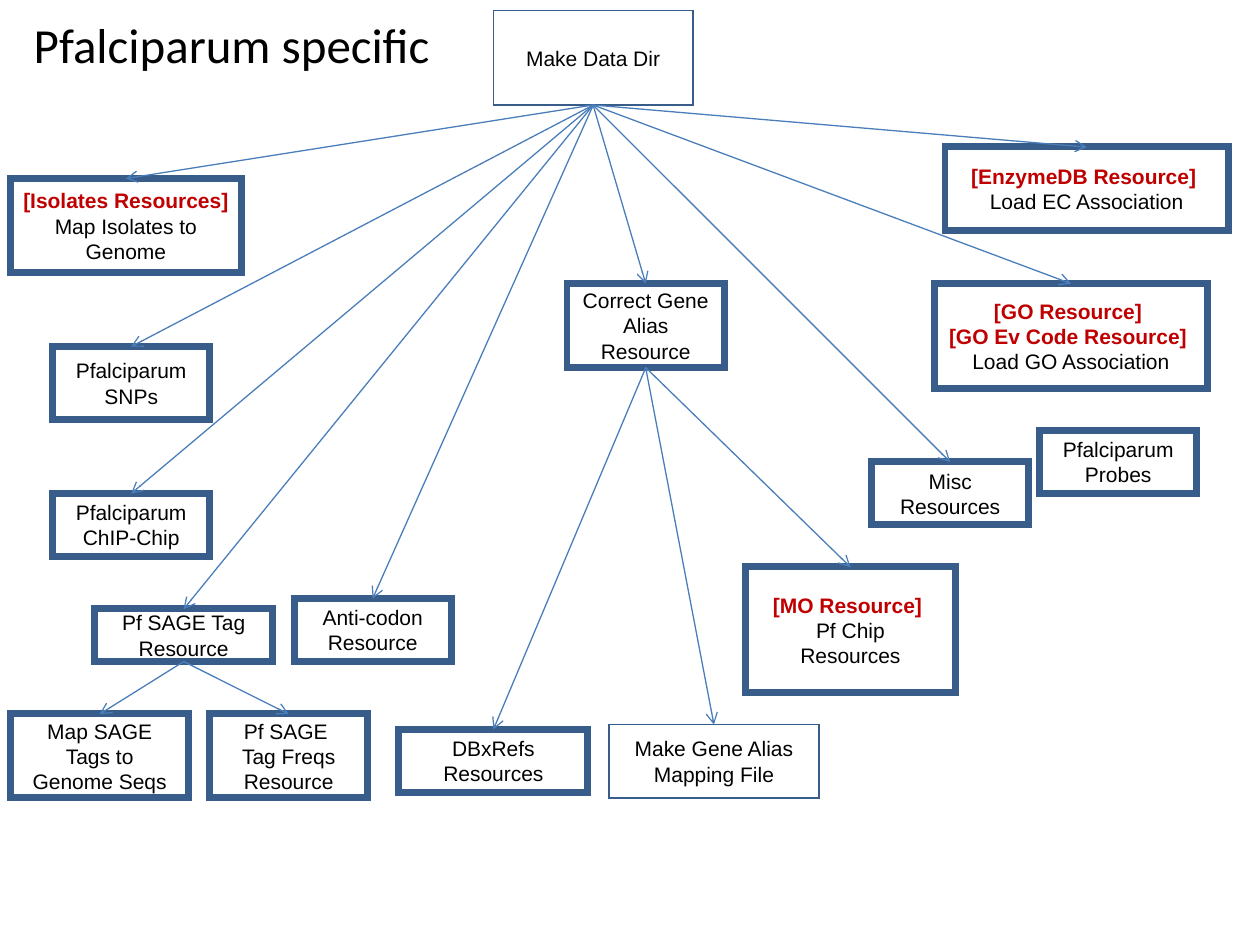
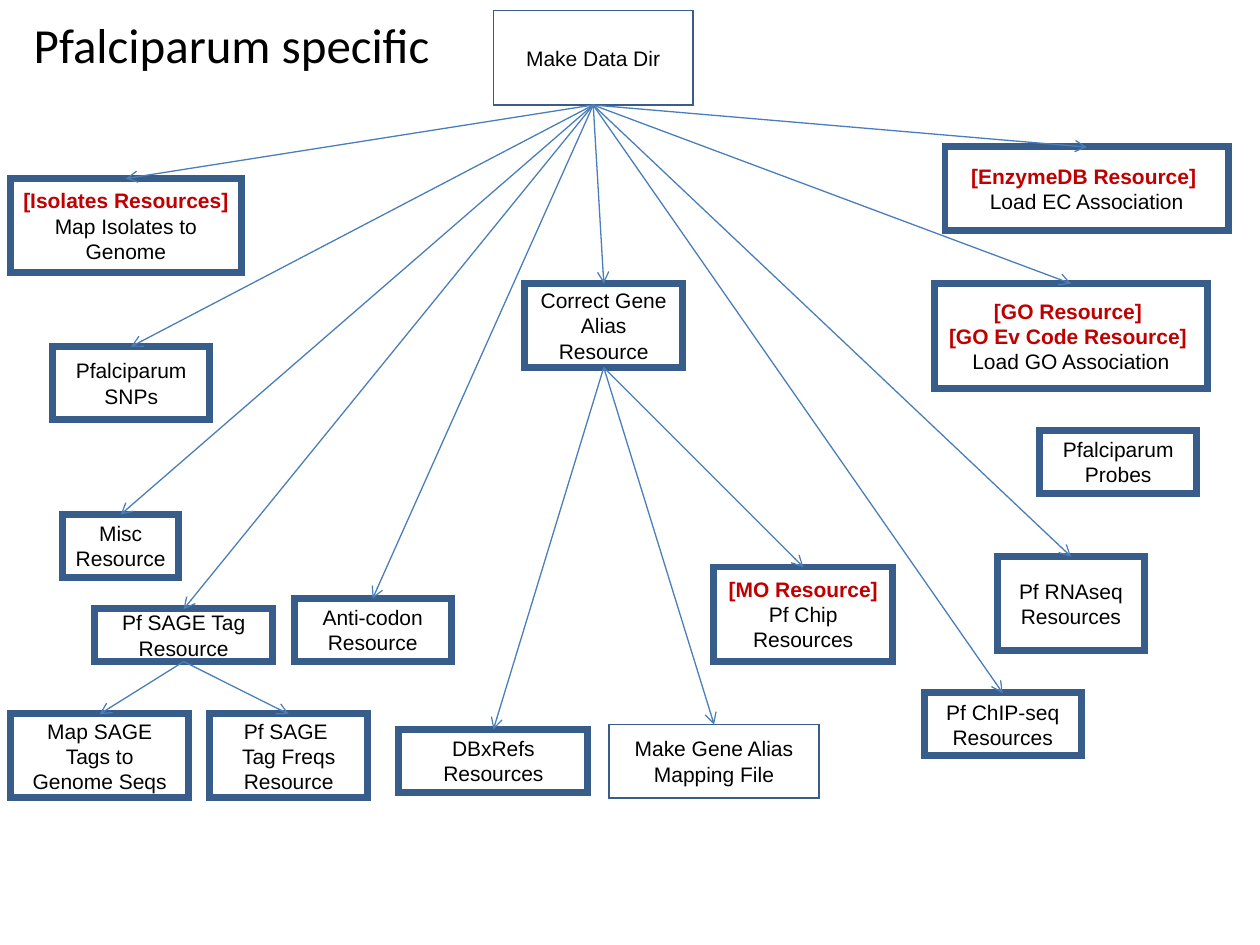
Before and after one commit to VEuPathDB/ApiCommonWorkflow, a slide deck: slide 10 of Main/doc/IntegratedWorkflow.ppt. Drawn at 1260x945 pixels with LibreOffice and Linux fonts; fonts in the diff are those of the drawing. Boxes give left, top, right and bottom in pixels: in the first picture for what was removed or moved away, otherwise in the second. Text is boxed around its words. In the diff, an @@ line names an element or a change of style, - is before the commit and + after.

```diff
--- a/Main/doc/IntegratedWorkflow.ppt
+++ b/Main/doc/IntegratedWorkflow.ppt
@@ arrow moved from (593, 105) - (131, 494) to (593, 105) - (121, 514) @@
@@ arrow moved from (593, 105) - (645, 284) to (593, 105) - (604, 284) @@
@@ arrow moved from (593, 105) - (950, 462) to (593, 105) - (1071, 557) @@
@@ arrow added from (593, 105) to (1003, 693), #4A7EBB 0.74 pt @@
@@ rectangle "Correct Gene Alias": place and size @@
-rectangle "Correct Gene Alias" at [567, 284, 724, 368]
+rectangle "Correct Gene Alias" at [525, 284, 683, 368]
@@ arrow moved from (646, 368) - (494, 730) to (604, 368) - (494, 730) @@
@@ arrow moved from (645, 368) - (714, 724) to (604, 368) - (714, 724) @@
@@ arrow moved from (645, 368) - (850, 567) to (604, 368) - (804, 567) @@
@@ rectangle removed at [872, 462, 1029, 525] @@
-Misc
-Resources
@@ rectangle removed at [53, 494, 210, 557] @@
-Pfalciparum ChIP-Chip
@@ rectangle added at [63, 514, 179, 577], outline #385D8A 4 pt, 12 pt, text #000000 @@
+Misc
+Resource
@@ rectangle "[MO Resource]": place and size @@
-rectangle "[MO Resource]" at [746, 567, 956, 693]
+rectangle "[MO Resource]" at [714, 567, 893, 662]
@@ rectangle added at [998, 557, 1145, 651], outline #385D8A 4 pt, 12 pt, text #000000 @@
+Pf RNAseq
+Resources
@@ rectangle added at [924, 693, 1081, 756], outline #385D8A 4 pt, 12 pt, text #000000 @@
+Pf ChIP-seq
+Resources
```
Also in this commit, not shown: 5 other slides changed, 4 slides added.
